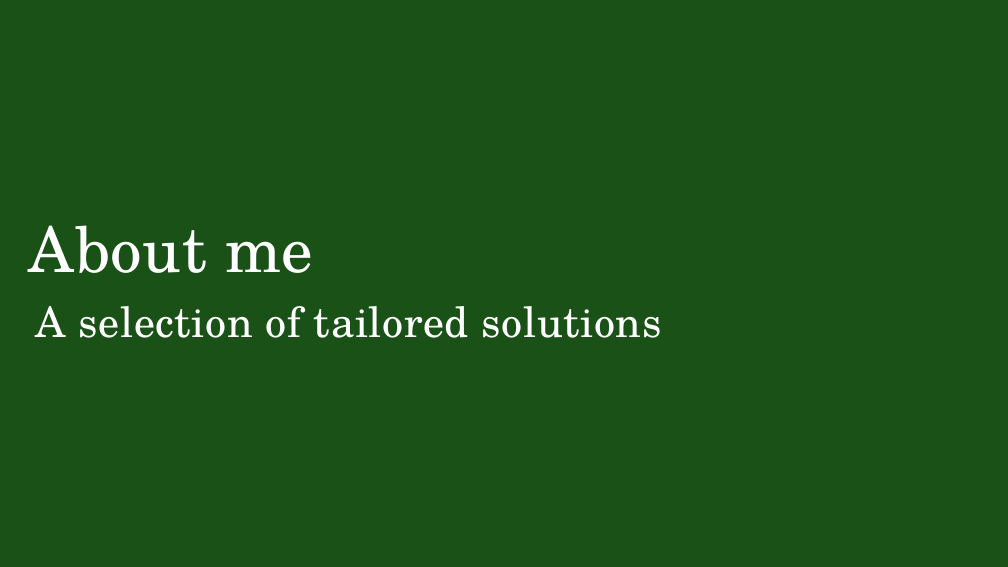
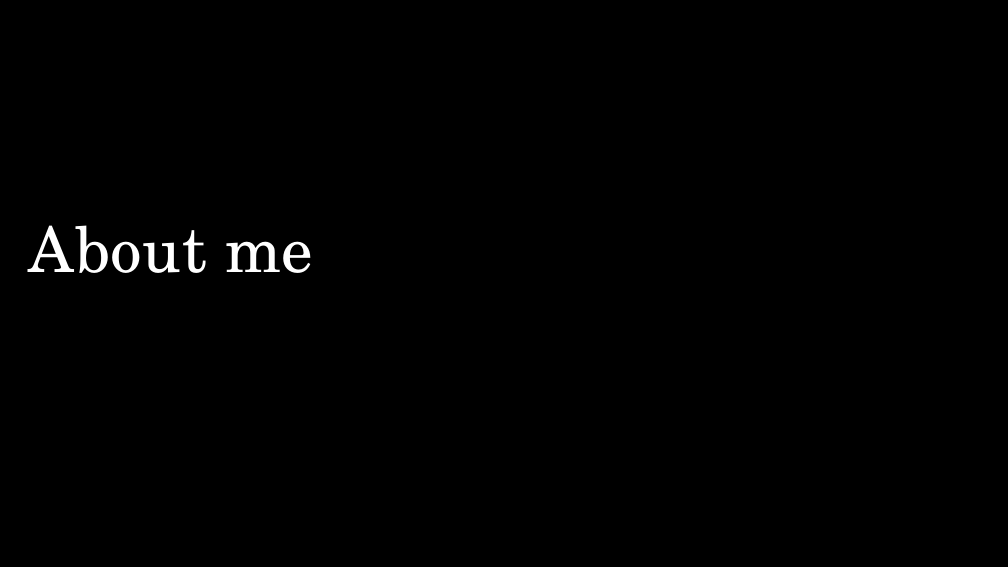
Before and after one commit to Tooblippe/tooblippe.github.io, a slide deck: slide 3 of assets/presentation-elements.pptx (slide 2 before the commit). Drawn at 1008x567 pixels with LibreOffice and Linux fonts; fonts in the diff are those of the drawing. Boxes give left, top, right and bottom in pixels: in the first picture for what was removed or moved away, otherwise in the second. Text is boxed around its words. In the diff, an @@ line names an element or a change of style, - is before the commit and + after.

```diff
--- a/assets/presentation-elements.pptx
+++ b/assets/presentation-elements.pptx
@@ background #1A5117 to #000000 @@
@@ subtitle removed at <box>36,306,662,338</box> @@
-A selection of tailored solutions
```
Also in this commit, not shown: 4 other slides changed, 3 slides added, 1 slide removed, 9 other files.
